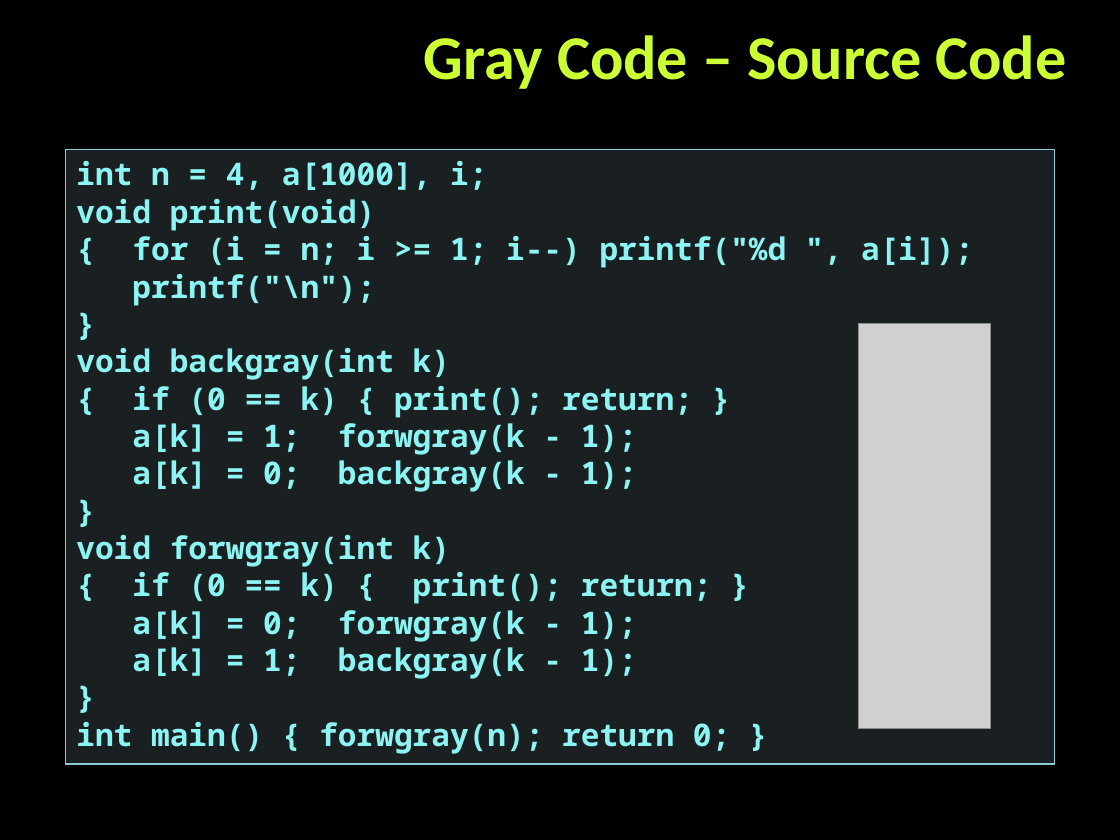
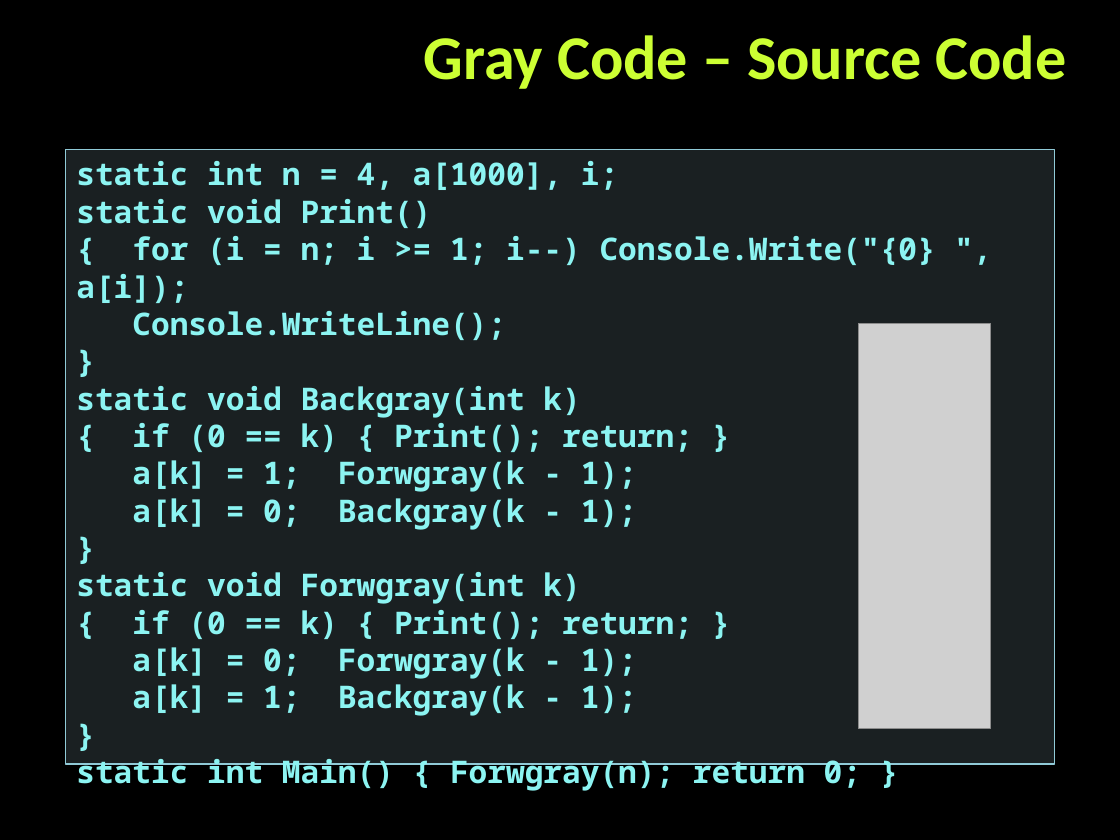
Before and after one commit to martin-nikolov/Telerik-Academy, a slide deck: slide 42 of Programming with C#/5. C# Data Structures and Algorithms/09. Combinatorics - ✘/Combinatorics.pptx (slide 40 before the commit). Drawn at 1120x840 pixels with LibreOffice and Linux fonts; fonts in the diff are those of the drawing; grey boxes stand for pictures; background and template pictures are left out. Boxes give left, top, right and bottom in pixels: in the first picture for what was removed or moved away, otherwise in the second. Text is boxed around its words. In the diff, an @@ line names an element or a change of style, - is before the commit and + after.

```diff
--- a/Programming with C#/5. C# Data Structures and Algorithms/09. Combinatorics - ✘/Combinatorics.pptx
+++ b/Programming with C#/5. C# Data Structures and Algorithms/09. Combinatorics - ✘/Combinatorics.pptx
@@ text at [76,161,936,340]: text changed @@
-int n = 4, a[1000], i;
-void print(void)
-{ for (i = n; i >= 1; i--) printf("%d ", a[i]);
-printf("\n");
+static int n = 4, a[1000], i;
+static void Print()
+{ for (i = n; i >= 1; i--) Console.Write("{0} ", a[i]);
+Console.WriteLine();
@@ text at [76,386,693,530]: text changed @@
-void backgray(int k)
-{ if (0 == k) { print(); return; }
-a[k] = 1; forwgray(k - 1);
-a[k] = 0; backgray(k - 1);
+static void Backgray(int k)
+{ if (0 == k) { Print(); return; }
+a[k] = 1; Forwgray(k - 1);
+a[k] = 0; Backgray(k - 1);
@@ text at [76,572,693,716]: text changed @@
-void forwgray(int k)
-{ if (0 == k) { print(); return; }
-a[k] = 0; forwgray(k - 1);
-a[k] = 1; backgray(k - 1);
+static void Forwgray(int k)
+{ if (0 == k) { Print(); return; }
+a[k] = 0; Forwgray(k - 1);
+a[k] = 1; Backgray(k - 1);
@@ text at [76,722,730,754]: text changed @@
-int main() { forwgray(n); return 0; }
+static int Main() { Forwgray(n); return 0; }
```
Also in this commit, not shown: 4 other slides changed, 3 slides added, 31 other files.
